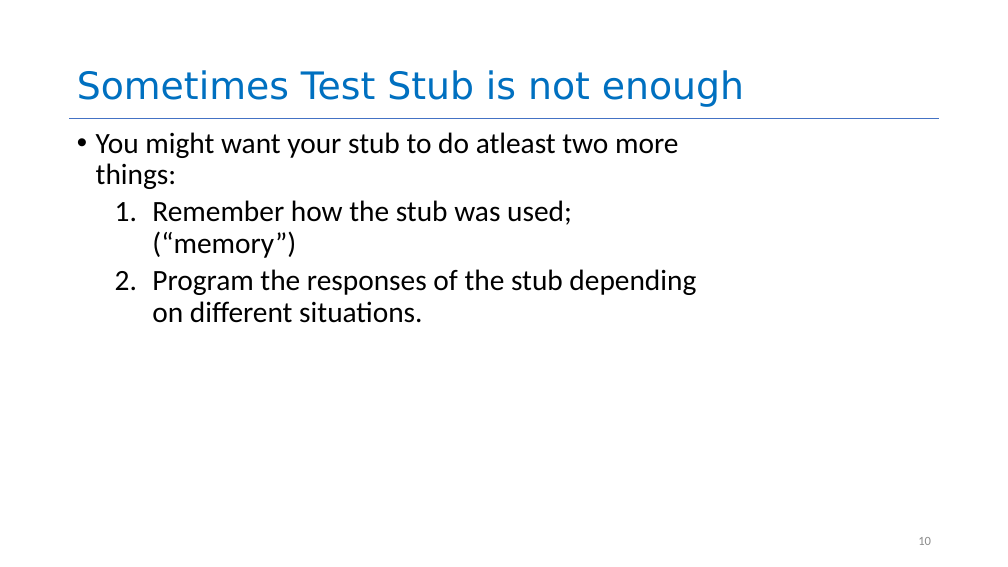
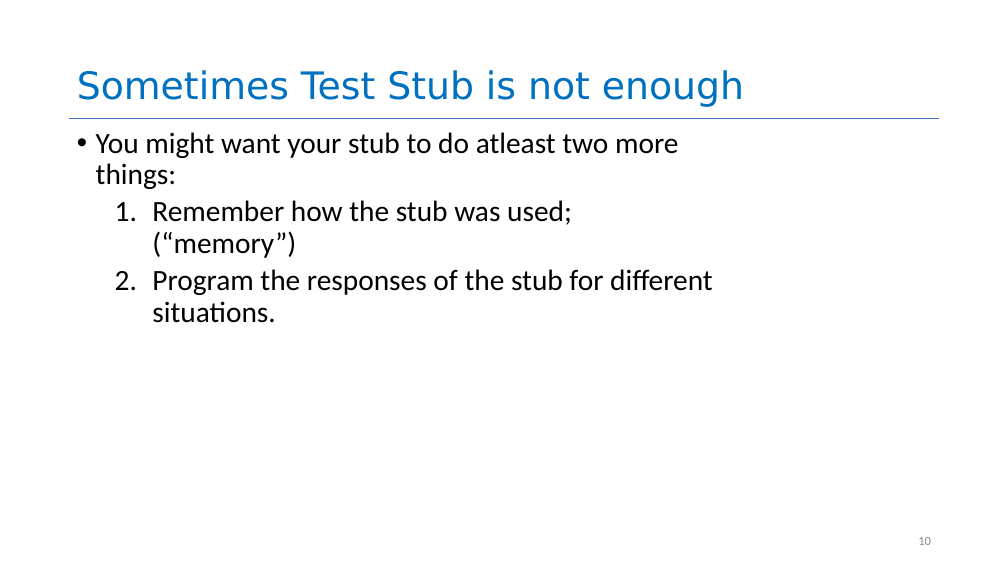
Before and after one commit to neu-se/CS4530-Spring-2022, a slide deck: slide 10 of Slides/Lesson 5.3 Testing Systems.pptx. Drawn at 1008x567 pixels with LibreOffice and Linux fonts; fonts in the diff are those of the drawing. Boxes give left, top, right and bottom in pixels: in the first picture for what was removed or moved away, otherwise in the second. Text is boxed around its words. In the diff, an @@ line names an element or a change of style, - is before the commit and + after.

```diff
--- a/Slides/Lesson 5.3 Testing Systems.pptx
+++ b/Slides/Lesson 5.3 Testing Systems.pptx
@@ text at [152, 269, 713, 323]: text changed @@
-  2. Program the responses of the stub depending on different situations.
+  2. Program the responses of the stub for different situations.
```
Also in this commit, not shown: 3 other slides changed, 3 slides added, 1 slide removed.
